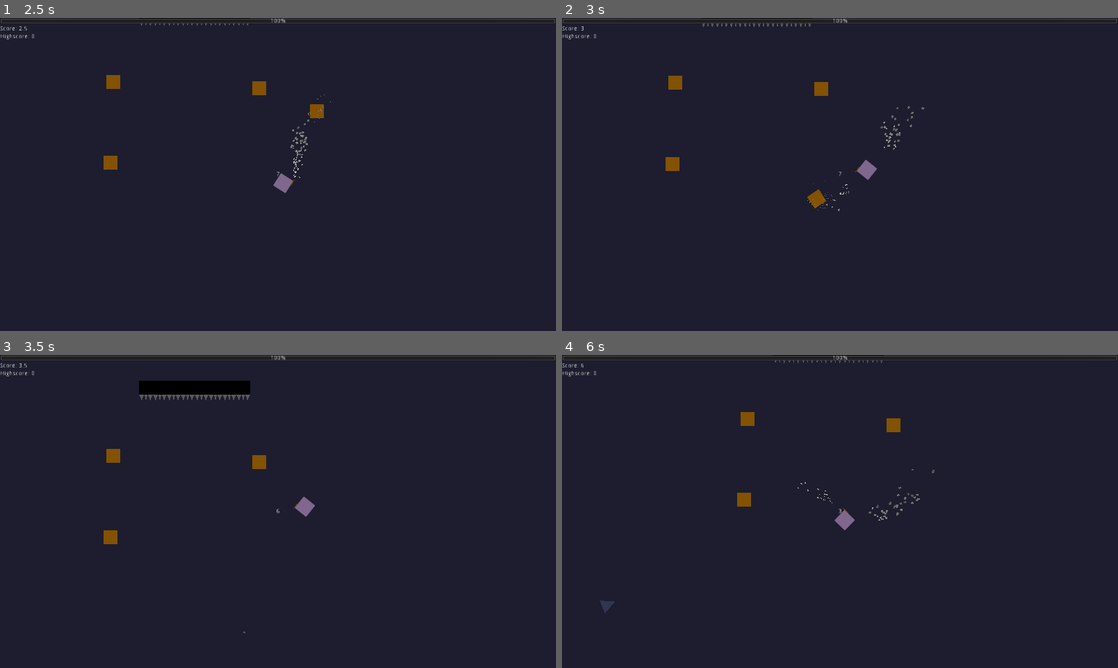
Above: before the commit, frames 1-4 (two rows, left to right).
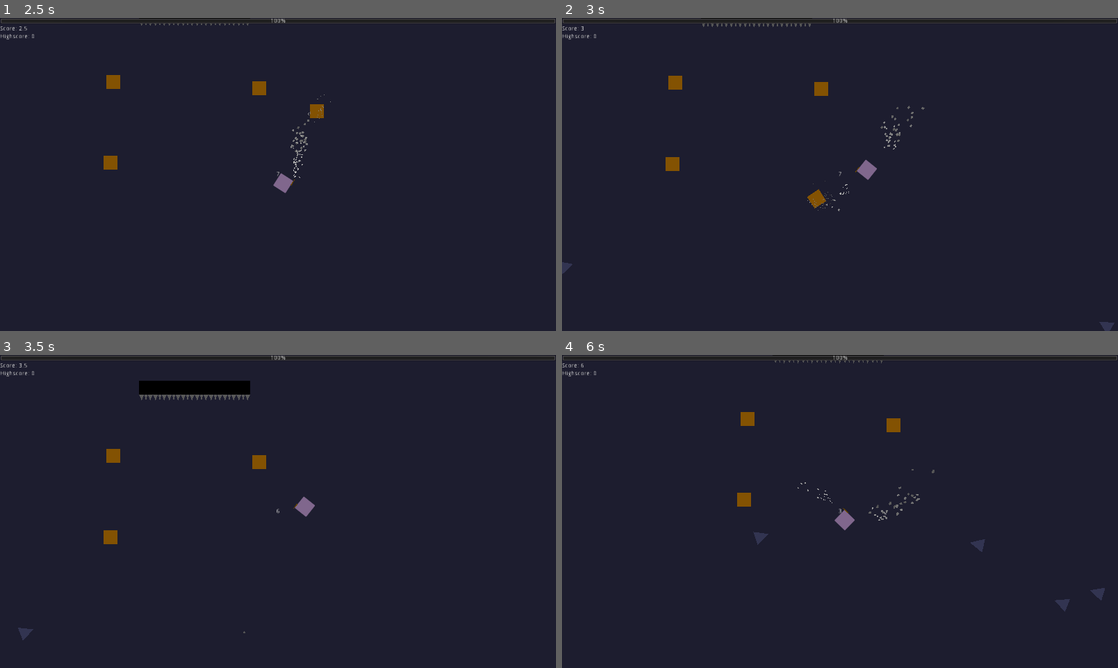
Above: after the commit, the same moments.

Repository: thx4nothing/LD51
Game: Godot game, scene res://Game.tscn
The game is run twice, just before and just after one commit, with the same random seed, the same clock (stepped at 60 frames per second) and the same inputs.
Inputs (mouse positions are in pixels of both pictures, inside the frame that each line leads up to):
- Up to frame 1 (2.5 s): tap Enter at 0.5 s; move the mouse to (400, 158) at 0.52 s; press the mouse at (400, 158) at 0.53 s; hold D (move_right) 0.53-1.28 s; move the mouse to (166, 190) at 1.27 s; release the mouse at (166, 190) at 1.28 s; hold S (move_down) 1.28-2.03 s; click (166, 190) at 1.35 s; move the mouse to (333, 105) at 2.02 s; press the mouse at (333, 105) at 2.03 s; hold D (move_right) from 2.03 s (still down)
- Up to frame 2 (3 s): move the mouse to (812, 237) at 2.77 s; release D (move_right) at 2.78 s; release the mouse at (812, 237) at 2.78 s; hold W (move_up) from 2.78 s (still down); click (812, 237) at 2.85 s
- Up to frame 3 (3.5 s): keep holding W (move_up)
- Up to frame 4 (6 s): move the mouse to (1006, 558) at 3.52 s; release W (move_up) at 3.53 s; press the mouse at (1006, 558) at 3.53 s; hold A (move_left) 3.53-5.03 s; move the mouse to (673, 464) at 4.27 s; release the mouse at (673, 464) at 4.28 s; click (673, 464) at 4.35 s; move the mouse to (867, 511) at 5.02 s; press the mouse at (867, 511) at 5.03 s; hold S (move_down) 5.03-5.78 s; move the mouse to (756, 433) at 5.77 s; release the mouse at (756, 433) at 5.78 s; hold D (move_right) from 5.78 s (still down); click (756, 433) at 5.85 s

Frame 1 is identical in both runs. In frame 2, less than 0.1% of the frame differs, in the area x 0-100%, y 78-100%; in frame 3, less than 0.1%; in frame 4, 0.3%, in the area x 6-98%, y 56-83%.

Commit message:
polished some code, fireball aoe, particles adjusted/added

Diff:
--- a/Game.tscn
+++ b/Game.tscn
@@ -4,24 +4,11 @@
 [ext_resource path="res://World.tscn" type="PackedScene" id=2]
 [ext_resource path="res://characters/player/high_score.tres" type="Resource" id=3]
 [ext_resource path="res://ui/spell_label.gd" type="Script" id=4]
+[ext_resource path="res://ui/wizard_theme.tres" type="Theme" id=5]
 [ext_resource path="res://ui/player_health.gd" type="Script" id=6]
 [ext_resource path="res://characters/player/health.tres" type="Resource" id=7]
 [ext_resource path="res://ui/player_score.gd" type="Script" id=8]
 [ext_resource path="res://characters/player/score.tres" type="Resource" id=9]
-
-[sub_resource type="Environment" id=2]
-background_mode = 4
-tonemap_mode = 1
-glow_enabled = true
-glow_levels/1 = true
-glow_levels/2 = true
-glow_levels/3 = false
-glow_intensity = 0.3
-glow_strength = 1.5
-glow_blend_mode = 0
-glow_hdr_threshold = 1.5
-glow_hdr_luminance_cap = 2.0
-glow_bicubic_upscale = true
 
 [node name="Game" type="Node"]
 script = ExtResource( 1 )
@@ -38,6 +25,7 @@
 [node name="GUI" type="Control" parent="CanvasLayer"]
 anchor_right = 1.0
 anchor_bottom = 1.0
+theme = ExtResource( 5 )
 
 [node name="DeathScreen" type="ColorRect" parent="CanvasLayer/GUI"]
 unique_name_in_owner = true
@@ -74,6 +62,24 @@
 margin_bottom = 50.0
 text = "Highscore: "
 
+[node name="CenterContainer" type="CenterContainer" parent="CanvasLayer/GUI"]
+anchor_right = 1.0
+anchor_bottom = 1.0
+
+[node name="SpellLabel" type="Label" parent="CanvasLayer/GUI/CenterContainer"]
+margin_left = 636.0
+margin_top = 353.0
+margin_right = 644.0
+margin_bottom = 367.0
+text = "0"
+script = ExtResource( 4 )
+
+[node name="SpellLabelTimer" type="Timer" parent="CanvasLayer/GUI/CenterContainer/SpellLabel"]
+unique_name_in_owner = true
+wait_time = 10.0
+one_shot = true
+autostart = true
+
 [node name="GameOverScreen" type="CenterContainer" parent="CanvasLayer/GUI"]
 unique_name_in_owner = true
 anchor_right = 1.0
@@ -104,30 +110,6 @@
 margin_bottom = 56.0
 text = "Restart"
 
-[node name="CenterContainer" type="CenterContainer" parent="CanvasLayer/GUI"]
-anchor_right = 1.0
-anchor_bottom = 1.0
-
-[node name="SpellLabel" type="Label" parent="CanvasLayer/GUI/CenterContainer"]
-margin_left = 636.0
-margin_top = 353.0
-margin_right = 644.0
-margin_bottom = 367.0
-text = "0"
-script = ExtResource( 4 )
-
-[node name="SpellLabelTimer" type="Timer" parent="CanvasLayer/GUI/CenterContainer/SpellLabel"]
-unique_name_in_owner = true
-wait_time = 10.0
-one_shot = true
-autostart = true
-
-[node name="WorldEnvironment" type="WorldEnvironment" parent="."]
-environment = SubResource( 2 )
-
-[node name="CanvasModulate" type="CanvasModulate" parent="."]
-color = Color( 0.470588, 0.470588, 0.470588, 1 )
-
 [connection signal="pressed" from="CanvasLayer/GUI/GameOverScreen/HBoxContainer/RestartButton" to="." method="_on_RestartButton_pressed"]
 
 [editable path="World"]
--- a/World.tscn
+++ b/World.tscn
@@ -6,6 +6,20 @@
 [ext_resource path="res://objects/SpikeWall.tscn" type="PackedScene" id=8]
 [ext_resource path="res://objects/Crate.tscn" type="PackedScene" id=9]
 [ext_resource path="res://characters/player/Player.tscn" type="PackedScene" id=10]
+
+[sub_resource type="Environment" id=2]
+background_mode = 4
+tonemap_mode = 1
+glow_enabled = true
+glow_levels/1 = true
+glow_levels/2 = true
+glow_levels/3 = false
+glow_intensity = 0.3
+glow_strength = 1.5
+glow_blend_mode = 0
+glow_hdr_threshold = 1.5
+glow_hdr_luminance_cap = 2.0
+glow_bicubic_upscale = true
 
 [sub_resource type="NavigationPolygon" id=1]
 vertices = PoolVector2Array( -1298, 807, -993, -814, 1115, -827, 1406, 814 )
@@ -19,6 +33,12 @@
 texture = ExtResource( 1 )
 region_enabled = true
 region_rect = Rect2( -10000, -10000, 10000, 10000 )
+
+[node name="CanvasModulate" type="CanvasModulate" parent="."]
+color = Color( 0.470588, 0.470588, 0.470588, 1 )
+
+[node name="WorldEnvironment" type="WorldEnvironment" parent="."]
+environment = SubResource( 2 )
 
 [node name="Camera2D" type="Camera2D" parent="." groups=["camera"]]
 current = true
--- a/characters/FireBall.tscn
+++ b/characters/FireBall.tscn
@@ -28,6 +28,40 @@
 scale = 3.95
 scale_random = 0.69
 color_ramp = SubResource( 2 )
+
+[sub_resource type="CircleShape2D" id=4]
+radius = 63.43
+
+[sub_resource type="Gradient" id=5]
+colors = PoolColorArray( 0.621094, 0, 0, 1, 1, 0.914063, 0, 1 )
+
+[sub_resource type="GradientTexture" id=6]
+gradient = SubResource( 5 )
+
+[sub_resource type="Curve" id=7]
+max_value = 2.0
+_data = [ Vector2( 0, 2 ), 0.0, 0.0, 0, 0, Vector2( 1, 0 ), 0.0, 0.0, 0, 0 ]
+
+[sub_resource type="CurveTexture" id=8]
+curve = SubResource( 7 )
+
+[sub_resource type="ParticlesMaterial" id=9]
+trail_divisor = 4
+emission_shape = 1
+emission_sphere_radius = 5.0
+flag_disable_z = true
+spread = 180.0
+gravity = Vector3( 0, 0, 0 )
+initial_velocity = 200.0
+initial_velocity_random = 0.32
+orbit_velocity = 0.0
+orbit_velocity_random = 0.0
+angle = 191.3
+angle_random = 1.0
+scale = 2.0
+scale_random = 0.72
+scale_curve = SubResource( 8 )
+color_ramp = SubResource( 6 )
 
 [node name="FireBall" type="RigidBody2D"]
 collision_layer = 8
@@ -71,6 +105,22 @@
 shadow_enabled = true
 shadow_filter = 4
 
+[node name="AoERadius" type="Area2D" parent="."]
+collision_layer = 0
+collision_mask = 4
+
+[node name="CollisionShape2D" type="CollisionShape2D" parent="AoERadius"]
+shape = SubResource( 4 )
+
+[node name="ExplosionParticles" type="Particles2D" parent="."]
+emitting = false
+amount = 400
+lifetime = 0.3
+one_shot = true
+explosiveness = 1.0
+local_coords = false
+process_material = SubResource( 9 )
+
 [connection signal="body_entered" from="." to="." method="_on_FireBall_body_entered"]
 [connection signal="timeout" from="LifeTimer" to="." method="_on_LifeTimer_timeout"]
 [connection signal="timeout" from="BounceTimer" to="." method="_on_BounceTimer_timeout"]
--- /dev/null
+++ b/characters/enemies/BaseEnemy.tscn
@@ -0,0 +1,35 @@
+[gd_scene load_steps=4 format=2]
+
+[ext_resource path="res://characters/enemies/enemy.gd" type="Script" id=1]
+[ext_resource path="res://characters/BloodParticles.tscn" type="PackedScene" id=2]
+
+[sub_resource type="OccluderPolygon2D" id=1]
+polygon = PoolVector2Array( 16, 0, -16, 16, -16, -16 )
+
+[node name="Enemy" type="KinematicBody2D"]
+collision_layer = 4
+collision_mask = 7
+script = ExtResource( 1 )
+
+[node name="Body" type="Polygon2D" parent="."]
+color = Color( 0.286275, 0.301961, 0.494118, 1 )
+polygon = PoolVector2Array( 16, 0, -16, 16, -16, -16 )
+
+[node name="CollisionBody" type="CollisionPolygon2D" parent="."]
+polygon = PoolVector2Array( 16, 0, -16, 16, -16, -16 )
+
+[node name="LightOccluder2D" type="LightOccluder2D" parent="CollisionBody"]
+occluder = SubResource( 1 )
+
+[node name="NavigationAgent2D" type="NavigationAgent2D" parent="."]
+target_desired_distance = 16.0
+avoidance_enabled = true
+
+[node name="NavTimer" type="Timer" parent="."]
+wait_time = 0.1
+autostart = true
+
+[node name="BloodParticles" parent="." instance=ExtResource( 2 )]
+emitting = false
+
+[connection signal="timeout" from="NavTimer" to="." method="_on_NavTimer_timeout"]
--- a/characters/enemies/Bat.tscn
+++ b/characters/enemies/Bat.tscn
@@ -1,31 +1,7 @@
 [gd_scene load_steps=3 format=2]
 
 [ext_resource path="res://characters/enemies/bat.gd" type="Script" id=1]
+[ext_resource path="res://characters/enemies/BaseEnemy.tscn" type="PackedScene" id=2]
 
-[sub_resource type="OccluderPolygon2D" id=1]
-polygon = PoolVector2Array( 16, 0, -16, 16, -16, -16 )
-
-[node name="Bat" type="KinematicBody2D"]
-collision_layer = 4
-collision_mask = 63
+[node name="Bat" instance=ExtResource( 2 )]
 script = ExtResource( 1 )
-
-[node name="Body" type="Polygon2D" parent="."]
-color = Color( 0.286275, 0.301961, 0.494118, 1 )
-polygon = PoolVector2Array( 16, 0, -16, 16, -16, -16 )
-
-[node name="CollisionBody" type="CollisionPolygon2D" parent="."]
-polygon = PoolVector2Array( 16, 0, -16, 16, -16, -16 )
-
-[node name="LightOccluder2D" type="LightOccluder2D" parent="CollisionBody"]
-occluder = SubResource( 1 )
-
-[node name="NavigationAgent2D" type="NavigationAgent2D" parent="."]
-target_desired_distance = 16.0
-avoidance_enabled = true
-
-[node name="NavTimer" type="Timer" parent="."]
-wait_time = 0.1
-autostart = true
-
-[connection signal="timeout" from="NavTimer" to="." method="_on_NavTimer_timeout"]
--- a/characters/enemies/bat.gd
+++ b/characters/enemies/bat.gd
@@ -1,63 +1,2 @@
-extends KinematicBody2D
+extends Enemy
 class_name Bat
-
-export (float) var speed := 200.0
-
-onready var player = get_tree().get_nodes_in_group("player")[0]
-onready var navigation_agent_2d: NavigationAgent2D = $NavigationAgent2D as NavigationAgent2D
-onready var body: Polygon2D = $Body as Polygon2D
-onready var collision_body: CollisionPolygon2D = $CollisionBody as CollisionPolygon2D
-onready var blood_particles: PackedScene = preload("res://characters/BloodParticles.tscn") as PackedScene
-
-var velocity: Vector2 = Vector2.ZERO
-
-export (int, 0, 200) var push = 100
-var push_factor: float = 1
-
-signal died
-
-var max_health: float = 100.0
-var current_health: float = max_health
-export (float) var damage: float = 10.0
-
-func _ready() -> void:
-	if player:
-		navigation_agent_2d.set_target_location(player.global_position)
-
-
-func _physics_process(delta: float) -> void:
-	if navigation_agent_2d.is_navigation_finished():
-		return
-	var direction := global_position.direction_to(navigation_agent_2d.get_next_location())
-	var desired_velocity := direction * speed
-	var steering := (desired_velocity - velocity) * delta * 4.0
-	velocity += steering
-	#add_central_force(velocity)
-	velocity = move_and_slide(velocity, Vector2.ZERO, false, 4, 0.785398, false)
-	var _rotation := velocity.angle()
-	body.rotation = _rotation
-	collision_body.rotation = _rotation
-	for i in get_slide_count():
-		var collision = get_slide_collision(i)
-		if collision.collider is RigidBody2D:
-			#print("Collided with: ", collision.collider.name)
-			collision.collider.apply_central_impulse(-collision.normal * velocity.length() * push_factor)
-		if collision.collider == player:
-			player.hurt(damage)
-
-func impact(impulse: Vector2) -> void:
-	velocity += impulse
-
-func take_damage(dmg: float) -> void:
-	print("dead")
-	current_health -= dmg
-	if current_health <= 0:
-		emit_signal("died", self)
-		set_physics_process(false)
-		#explode()
-		var blood = blood_particles.instance()
-		add_child(blood)
-
-func _on_NavTimer_timeout() -> void:
-	if player:
-		navigation_agent_2d.set_target_location(player.global_position)
--- /dev/null
+++ b/characters/enemies/enemy.gd
@@ -0,0 +1,70 @@
+extends KinematicBody2D
+class_name Enemy
+
+# movement
+export (float) var speed := 200.0
+var velocity: Vector2 = Vector2.ZERO
+
+# hp and damage
+signal died
+var max_health: float = 100.0
+var current_health: float = max_health
+export (float) var damage: float = 10.0
+
+# get player
+onready var player = get_tree().get_nodes_in_group("player")[0]
+
+# navigation
+onready var navigation_agent_2d: NavigationAgent2D = $NavigationAgent2D as NavigationAgent2D
+
+# nodes
+onready var body: Polygon2D = $Body as Polygon2D
+onready var collision_body: CollisionPolygon2D = $CollisionBody as CollisionPolygon2D
+onready var blood_particles: Particles2D = $BloodParticles as Particles2D
+
+func _ready() -> void:
+	if player:
+		navigation_agent_2d.set_target_location(player.global_position)
+
+func impact(impulse: Vector2) -> void:
+	velocity += impulse
+
+func take_damage(dmg: float) -> void:
+	current_health -= dmg
+	if current_health <= 0:
+		emit_signal("died", self)
+		set_physics_process(false)
+		blood_particles.one_shot = false
+		blood_particles.explosiveness = 0
+		blood_particles.speed_scale = 1
+		blood_particles.emitting = true
+	else:
+		blood_particles.one_shot = true
+		blood_particles.explosiveness = 1
+		blood_particles.speed_scale = 2
+		blood_particles.emitting = true
+
+func _physics_process(delta: float) -> void:
+	if navigation_agent_2d.is_navigation_finished():
+		return
+	var direction := global_position.direction_to(navigation_agent_2d.get_next_location())
+	var desired_velocity := direction * speed
+	var steering := (desired_velocity - velocity) * delta * 4.0
+	velocity += steering
+	#add_central_force(velocity)
+	velocity = move_and_slide(velocity, Vector2.ZERO, false, 4, 0.785398, false)
+	var _rotation := velocity.angle()
+	body.rotation = _rotation
+	collision_body.rotation = _rotation
+	for i in get_slide_count():
+		var collision = get_slide_collision(i)
+		if collision.collider is RigidBody2D:
+			#print("Collided with: ", collision.collider.name)
+			collision.collider.apply_central_impulse(-collision.normal * velocity.length())
+		if collision.collider == player:
+			player.hurt(damage)
+
+
+func _on_NavTimer_timeout() -> void:
+	if player:
+		navigation_agent_2d.set_target_location(player.global_position)
--- a/characters/fire_ball.gd
+++ b/characters/fire_ball.gd
@@ -1,41 +1,52 @@
 extends RigidBody2D
 class_name FireBall
 
-export (float) var damage = 20.0
-export (float) var lifetime = 2.0
-export (float) var max_bounces: int = 1
-var bounces: int = 0
-var bounced: bool = false
-onready var life_timer: Timer = $LifeTimer as Timer
-onready var bounce_timer: Timer = $BounceTimer as Timer
+# projectile dmg
+export (float) var _damage: float = 20.0
+
+# _bounces
+export (float) var _max_bounces: int = 1
+var _bounces: int = 0
+var _bounced: bool = false
+onready var _bounce_timer: Timer = $BounceTimer as Timer
+
+# life timer
+export (float) var _lifetime = 2.0
+onready var _life_timer: Timer = $LifeTimer as Timer
+
+# aoe calculations
+onready var _aoe_radius: Area2D = $AoERadius as Area2D
+
+# player _camera
+onready var _camera: PlayerCamera = get_tree().get_nodes_in_group("camera")[0] as PlayerCamera
+
+onready var explosion_particles: Particles2D = $ExplosionParticles as Particles2D
+
 
 func _ready() -> void:
-	life_timer.start(lifetime)
-	pass # Replace with function body.
-
-
-func _process(_delta: float) -> void:
-	pass
-
+	_life_timer.start(_lifetime)
 
 func _on_FireBall_body_entered(collider: Node) -> void:
-	print(collider)
-	if collider is StaticBody2D and not bounced:
-		bounces += 1
-		bounced = true
-		bounce_timer.start(0.2)
-		if bounces > max_bounces:
+	if collider is StaticBody2D and not _bounced:
+		_bounces += 1
+		_bounced = true
+		_bounce_timer.start(0.2)
+		if _bounces > _max_bounces:
 			queue_free()
 	elif collider is Bat:
-		var bat: Bat = collider as Bat
-		bat.take_damage(damage)
-		bat.impact(linear_velocity / weight)
-		print(bat.current_health)
-
+		for enemy in _aoe_radius.get_overlapping_bodies():
+			var bat: Bat = enemy as Bat
+			if bat and bat.current_health > 0:
+				bat.take_damage(_damage)
+				bat.impact(linear_velocity)
+				_camera.shake(0.2, 250, linear_velocity.length() / weight)
+		explosion_particles.emitting = true
+		_life_timer.start(0.1)
+	elif collider is Crate:
+		(collider as Crate).hit(self)
 
 func _on_LifeTimer_timeout() -> void:
 	queue_free()
 
-
 func _on_BounceTimer_timeout() -> void:
-	bounced = false
+	_bounced = false
--- a/characters/player/player.gd
+++ b/characters/player/player.gd
@@ -101,8 +101,8 @@
 		camera.shake(0.2, 250, amount)
 		blinkAnimPlayer.play("Start")
 		blink_timer.start()
+		blood_particles.one_shot = true
 		blood_particles.emitting = true
-		blood_particles.one_shot = true
 		health.take_damage(amount)
 
 func _health_changed(value) -> void:
--- a/game.gd
+++ b/game.gd
@@ -4,7 +4,6 @@
 var world_res = load("res://World.tscn")
 
 export (Resource) var high_score
-
 export (Resource) var player_score
 
 onready var player = get_tree().get_nodes_in_group("player")[0]
--- a/objects/crate.gd
+++ b/objects/crate.gd
@@ -9,9 +9,9 @@
 var player
 onready var levitate_particles: Particles2D = $LevitateParticles as Particles2D
 onready var camera: PlayerCamera = get_tree().get_nodes_in_group("camera")[0] as PlayerCamera
+onready var collision_polygon_2d: CollisionPolygon2D = $CollisionPolygon2D as CollisionPolygon2D
 
 
-# Called when the node enters the scene tree for the first time.
 func _ready():
 	randomize()
 
@@ -69,28 +69,21 @@
 	player = null
 	levitate_particles.emitting = false
 
-
-# Called every frame. 'delta' is the elapsed time since the previous frame.
 func _physics_process(delta):
-
-	#we wan't to chuck our traingles out from the center of the parent
 	for child in shard_velocity_map.keys():
 		child.position -= shard_velocity_map[child] * delta * explosion_speed
 		child.rotation -= shard_velocity_map[child].x * delta * (explosion_speed * 0.01)
 		explosion_speed = move_toward(explosion_speed, 0, 0.05)
-		#apply gravity to the velocity map so the triangle falls
-		#shard_velocity_map[child].y -= delta * 55
 
 func _on_Crate_body_entered(collider: Node) -> void:
 	var bat: Bat = collider as Bat
-	if bat and player:
+	if bat and player and bat.current_health > 0:
 		bat.impact(linear_velocity * 2)
 		camera.shake(0.2, 250, linear_velocity.length() / weight)
-		#print(linear_velocity)
 
-	if !exploded and collider is FireBall:
-		var thing: RigidBody2D = collider as RigidBody2D
+func hit(fireball) -> void:
+	if !exploded and fireball:
 		exploded = true
-		explosion_speed = thing.linear_velocity.length() / weight
-		print(explosion_speed)
+		explosion_speed = fireball.linear_velocity.length() / weight
+		collision_polygon_2d.disabled = true
 		explode()
--- a/project.godot
+++ b/project.godot
@@ -9,7 +9,7 @@
 config_version=4
 
 _global_script_classes=[ {
-"base": "KinematicBody2D",
+"base": "Enemy",
 "class": "Bat",
 "language": "GDScript",
 "path": "res://characters/enemies/bat.gd"
@@ -18,6 +18,11 @@
 "class": "Crate",
 "language": "GDScript",
 "path": "res://objects/crate.gd"
+}, {
+"base": "KinematicBody2D",
+"class": "Enemy",
+"language": "GDScript",
+"path": "res://characters/enemies/enemy.gd"
 }, {
 "base": "RigidBody2D",
 "class": "FireBall",
@@ -57,6 +62,7 @@
 _global_script_class_icons={
 "Bat": "",
 "Crate": "",
+"Enemy": "",
 "FireBall": "",
 "GameWorld": "",
 "HighScore": "",
--- /dev/null
+++ b/ui/wizard_theme.tres
@@ -0,0 +1,3 @@
+[gd_resource type="Theme" format=2]
+
+[resource]
--- a/world.gd
+++ b/world.gd
@@ -10,7 +10,7 @@
 export (NodePath) var game_over_screen
 export (NodePath) var death_screen
 
-var wave: int = 1
+var wave: int = 2
 var enemy_counter: int = 0
 var wave_threshold: float = 3
 
@@ -52,9 +52,6 @@
 	if randf() <= spawn_chance:
 		spawn_enemy()
 
-func _on_day_timer_timeout() -> void:
-	pass
-
 func _player_died() -> void:
 	get_node(game_over_screen).visible = true
 	get_node(death_screen).visible = true
Not shown: 1 places in World.tscn that only renumber resources
Not shown: 1 places in characters/FireBall.tscn that only renumber resources
